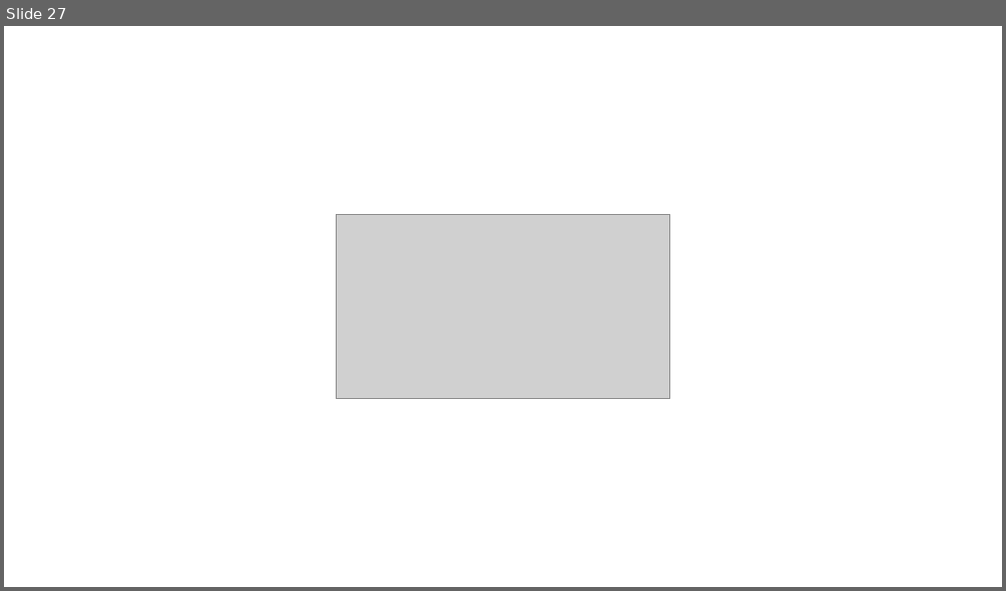
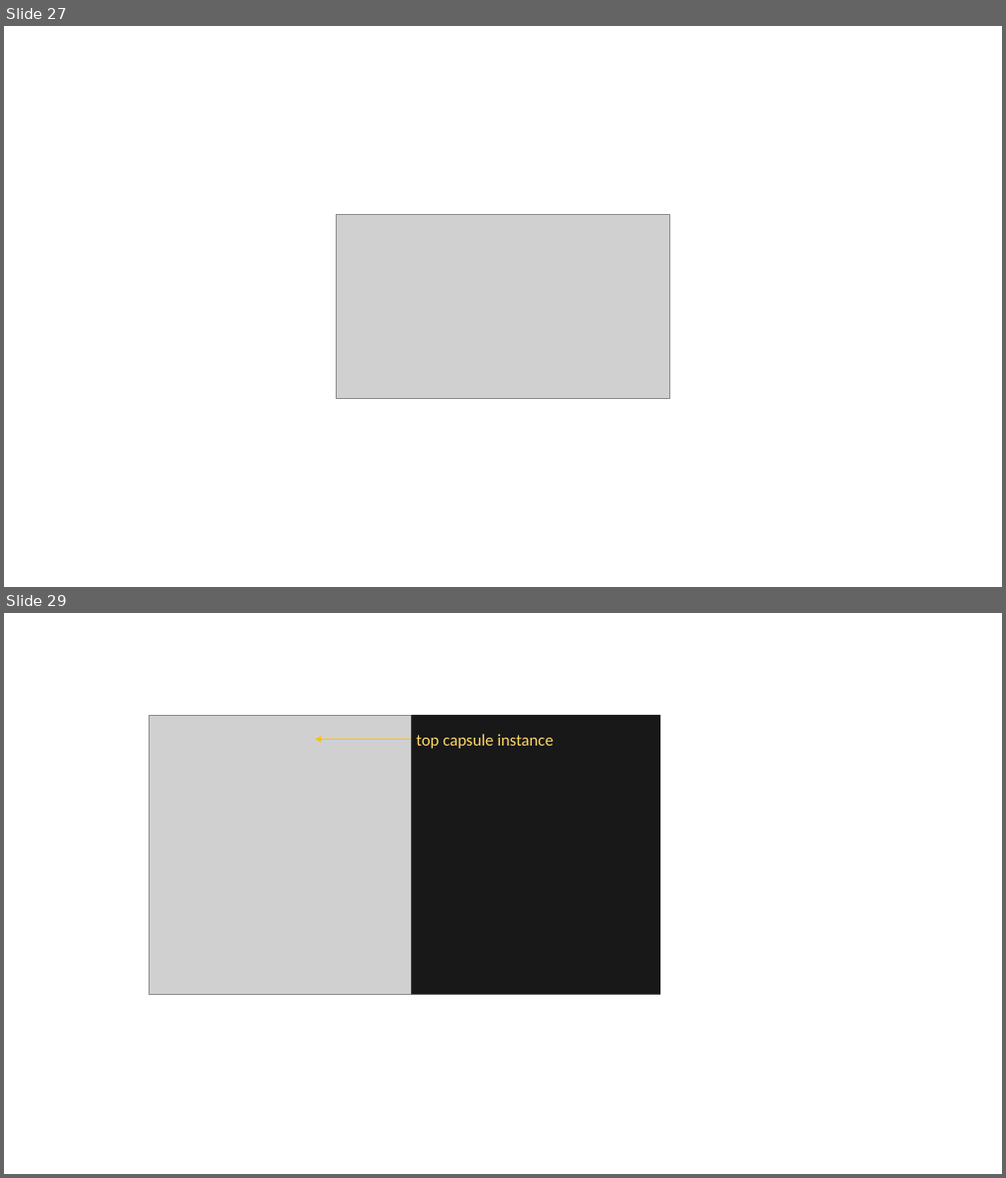
Before and after one commit to secure-dev-ops/code-realtime, a slide deck: illustrations.pptx. Shown one above the other, each under a label of ours: slide 27 before the commit, slides 27 and 29 after it; the slides between them are not shown. The pictures are 1006x591 and 1006x1178 pixels, drawn with LibreOffice and Linux fonts; fonts in the diff are those of the drawing; grey boxes stand for pictures. Boxes give left, top, right and bottom in pixels: in the first picture for what was removed or moved away, otherwise in the second. Text is boxed around its words. In the diff, an @@ line names an element or a change of style, - is before the commit and + after.

```diff
--- a/illustrations.pptx
+++ b/illustrations.pptx
@@ slide 29 added at box(4, 613, 1002, 1174), background #FFFFFF @@
@@ picture added at box(150, 715, 411, 995) @@
@@ rectangle added at box(411, 715, 660, 995), fill #181818 @@
@@ arrow added from (411, 740) to (316, 740), #FFC000 0.5 pt @@
@@ text added at box(416, 734, 553, 749), 16 pt, text #FFD966 @@
+top capsule instance
```
Also in this commit, not shown: 1 other slide added, 14 other files.
